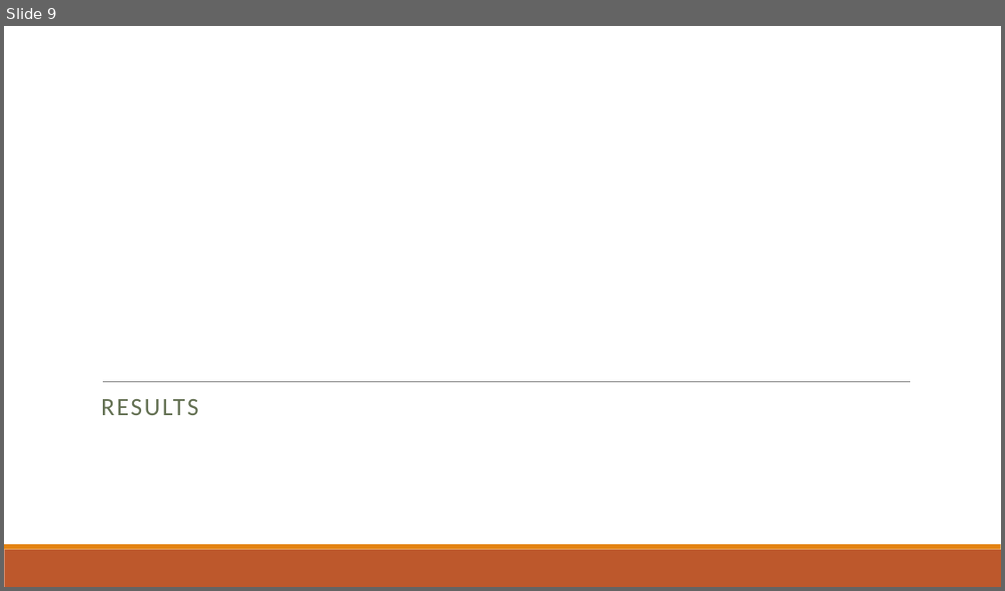
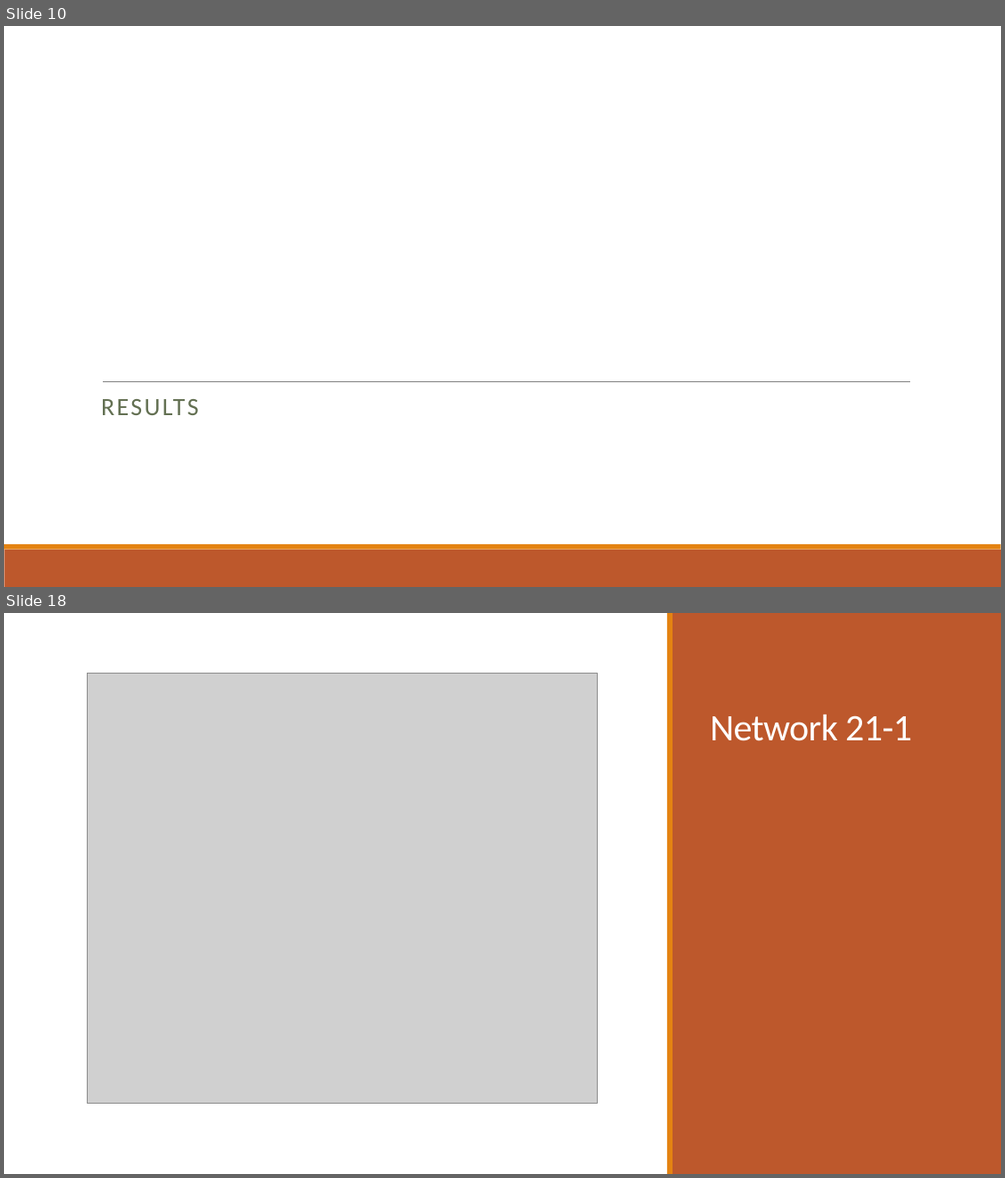
Before and after one commit to dyaom/REHS-2019, a slide deck: Cataract.pptx. Shown one above the other, each under a label of ours: slide 9 before the commit, slides 10 and 18 after it; the slides between them are not shown. The pictures are 1005x591 and 1005x1178 pixels, drawn with LibreOffice and Linux fonts; fonts in the diff are those of the drawing; grey boxes stand for pictures. Boxes give left, top, right and bottom in pixels: in the first picture for what was removed or moved away, otherwise in the second. Text is boxed around its words. In the diff, an @@ line names an element or a change of style, - is before the commit and + after.

```diff
--- a/Cataract.pptx
+++ b/Cataract.pptx
@@ slide 18 added at (4, 613, 1001, 1174), background #FFFFFF @@
@@ rectangle added at (667, 613, 672, 1174), fill #E48312 @@
@@ rectangle added at (670, 613, 1001, 1174), fill #BD582C @@
@@ picture added at (87, 673, 597, 1103) @@
@@ title added at (710, 714, 912, 741), 36 pt, text #FFFFFF @@
+Network 21-1
@@ what was slide 9 is now slide 10 @@
```
Also in this commit, not shown: 2 slides changed, 8 other slides added, 20 other files.
